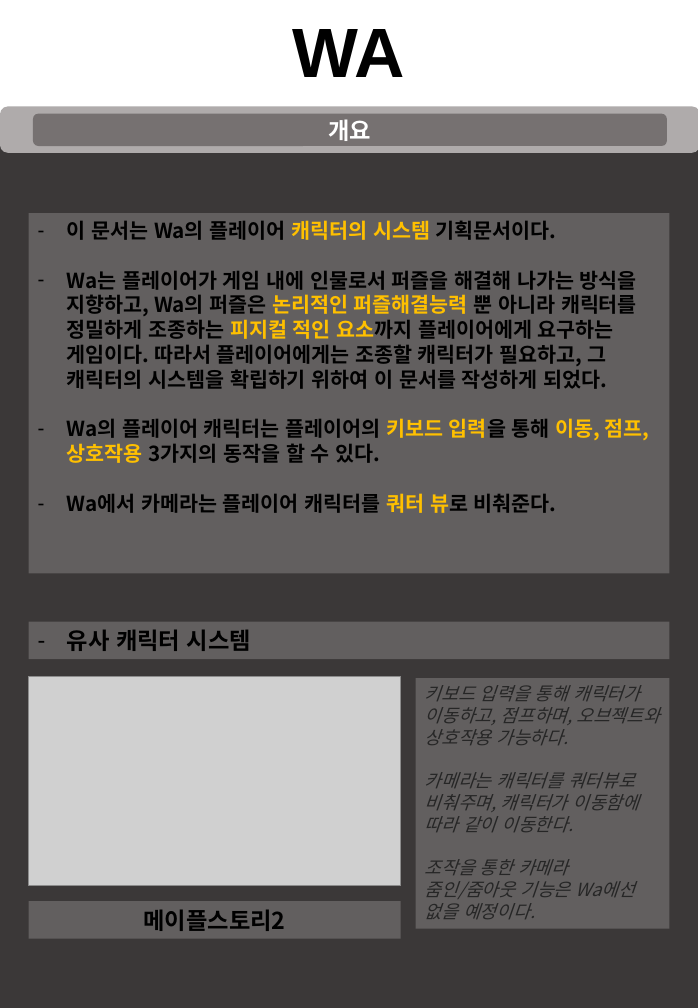
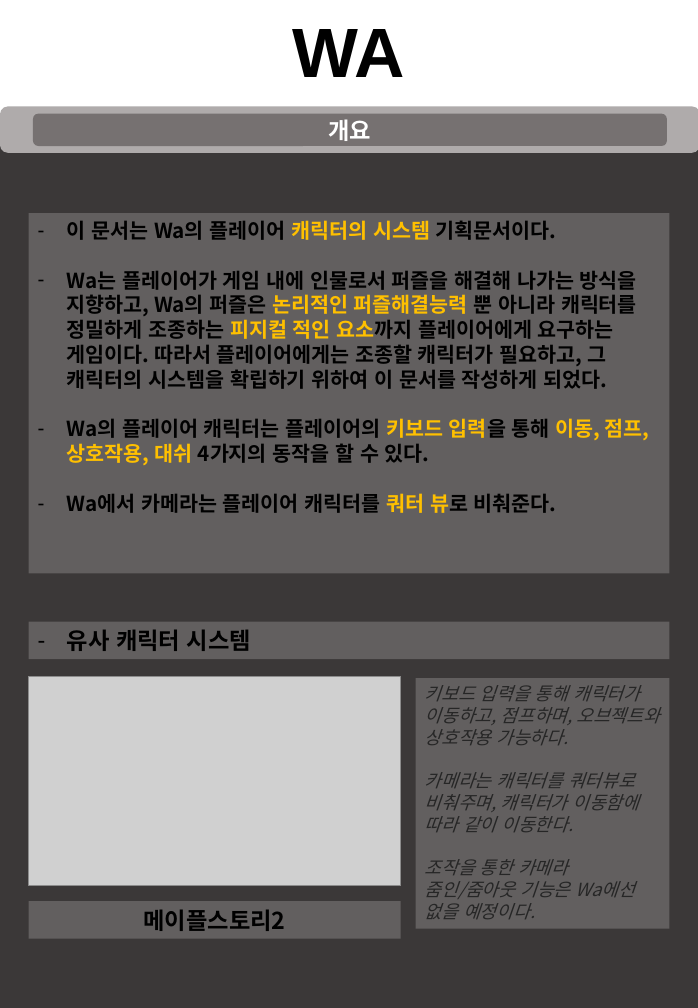
Before and after one commit to taeseongeom/WA, a slide deck: slide 3 of 기획서/신버전/캐릭터 시스템.pptx. Drawn at 698x1008 pixels with LibreOffice and Linux fonts; fonts in the diff are those of the drawing; grey boxes stand for pictures. Boxes give left, top, right and bottom in pixels: in the first picture for what was removed or moved away, otherwise in the second. Text is boxed around its words. In the diff, an @@ line names an element or a change of style, - is before the commit and + after.

```diff
--- a/기획서/신버전/캐릭터 시스템.pptx
+++ b/기획서/신버전/캐릭터 시스템.pptx
@@ text in rectangle at [67, 418, 650, 465]: text changed @@
-– Wa의 플레이어 캐릭터는 플레이어의 키보드 입력을 통해 이동, 점프, 상호작용 3가지의 동작을 할 수 있다.
+– Wa의 플레이어 캐릭터는 플레이어의 키보드 입력을 통해 이동, 점프, 상호작용, 대쉬 4가지의 동작을 할 수 있다.
```
Also in this commit, not shown: 4 other slides changed, 1 slide removed, 1 other file.
